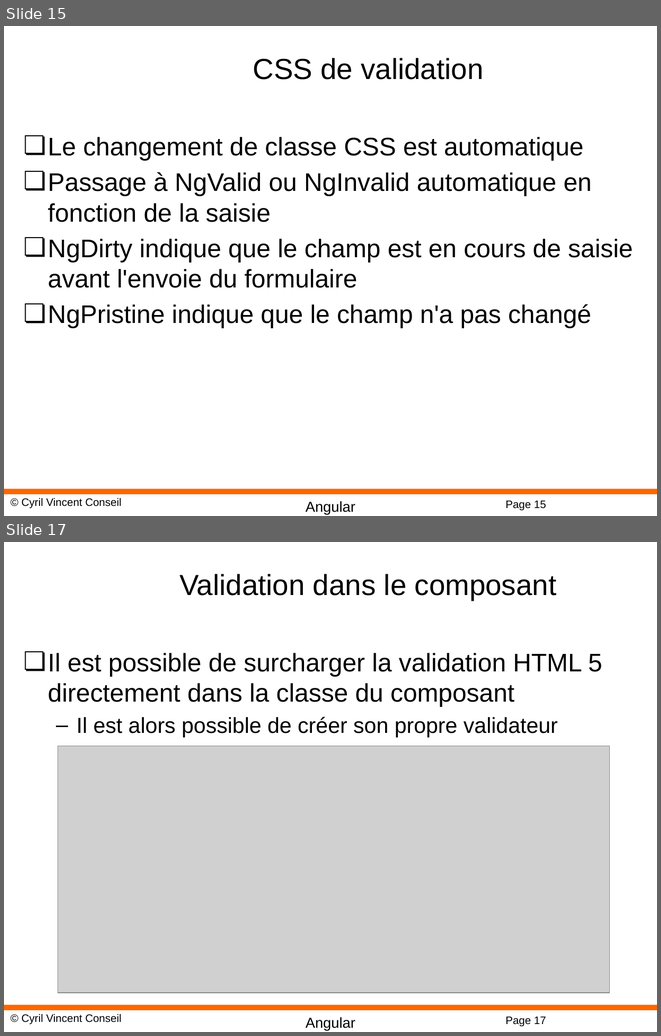
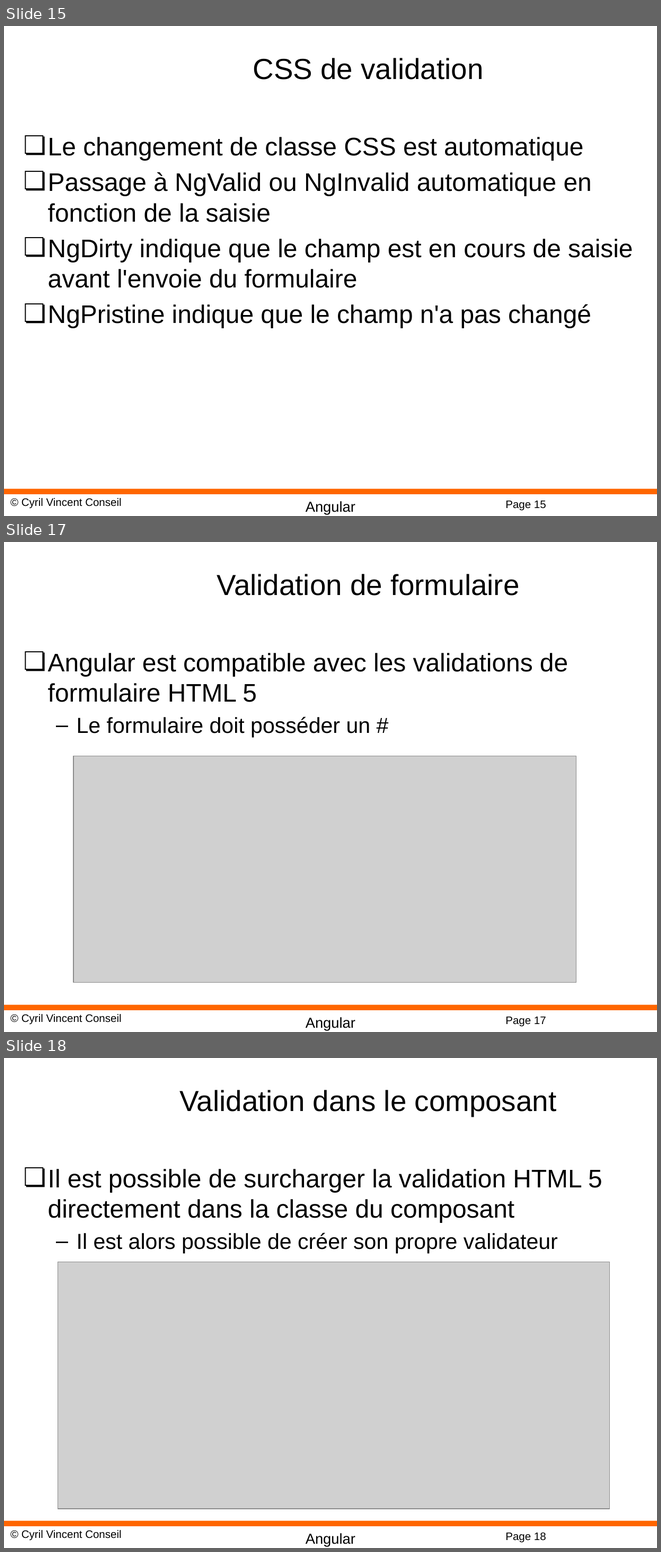
Before and after one commit to cyrilvincent/angular, a slide deck: PPT/Angular06-Binding.pptx. Shown one above the other, each under a label of ours: slides 15 and 17 before the commit, slides 15, 17 and 18 after it; the slides between them are not shown. The pictures are 661x1036 and 661x1552 pixels, drawn with LibreOffice and Linux fonts; fonts in the diff are those of the drawing; grey boxes stand for pictures; background and template pictures are left out. Boxes give left, top, right and bottom in pixels: in the first picture for what was removed or moved away, otherwise in the second. Text is boxed around its words. In the diff, an @@ line names an element or a change of style, - is before the commit and + after.

```diff
--- a/PPT/Angular06-Binding.pptx
+++ b/PPT/Angular06-Binding.pptx
@@ slide 17 added at (4,542,657,1032), background #FFFFFF; not listed: 4 template elements that a slide beside it also shows @@
@@ title added at (217,574,519,596), 32 pt, text #000000 @@
+Validation de formulaire
@@ text added at (48,653,568,738), 28 pt, text #000000 @@
+❏ Angular est compatible avec les validations de formulaire HTML 5
+  – Le formulaire doit posséder un #
@@ picture added at (73,756,576,982) @@
@@ what was slide 17 is now slide 18 @@
@@ page number at (505,1532,546,1542): text changed @@
-Page 17
+Page 18
```
Also in this commit, not shown: 1 slide changed, 20 other files.
